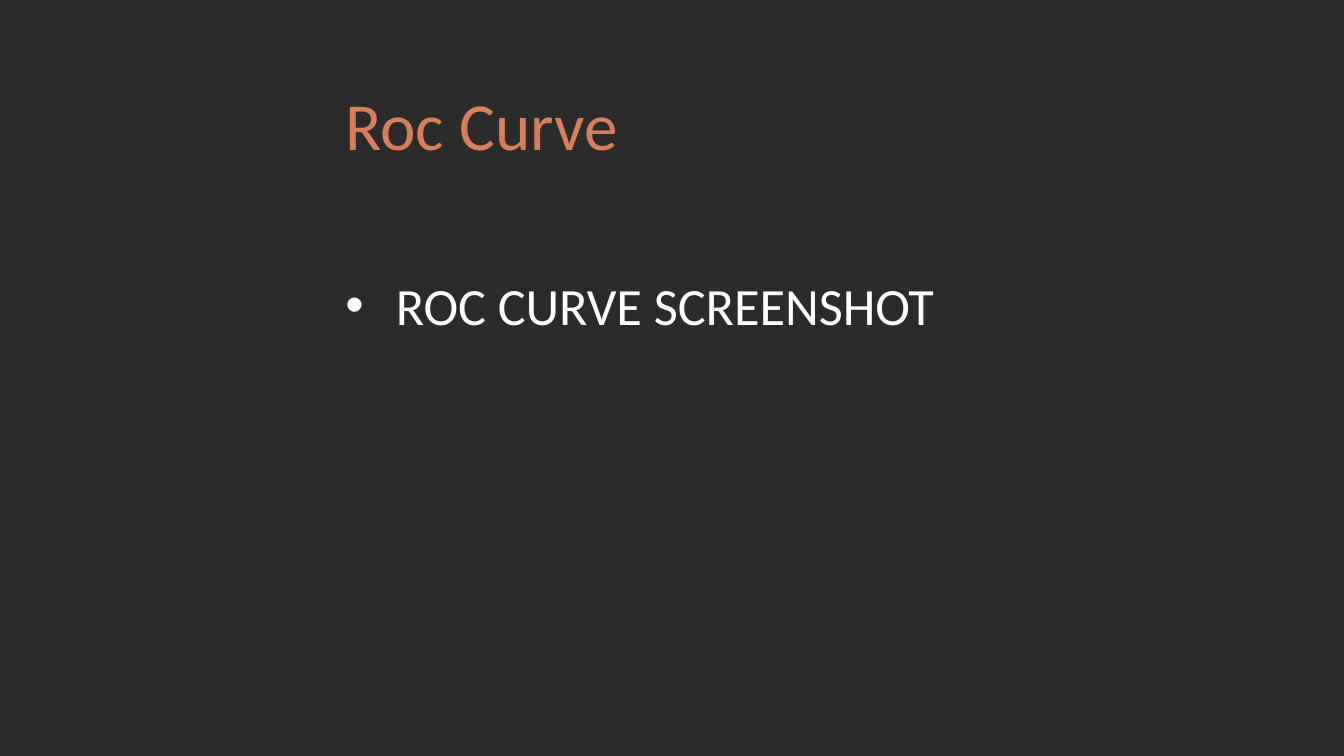
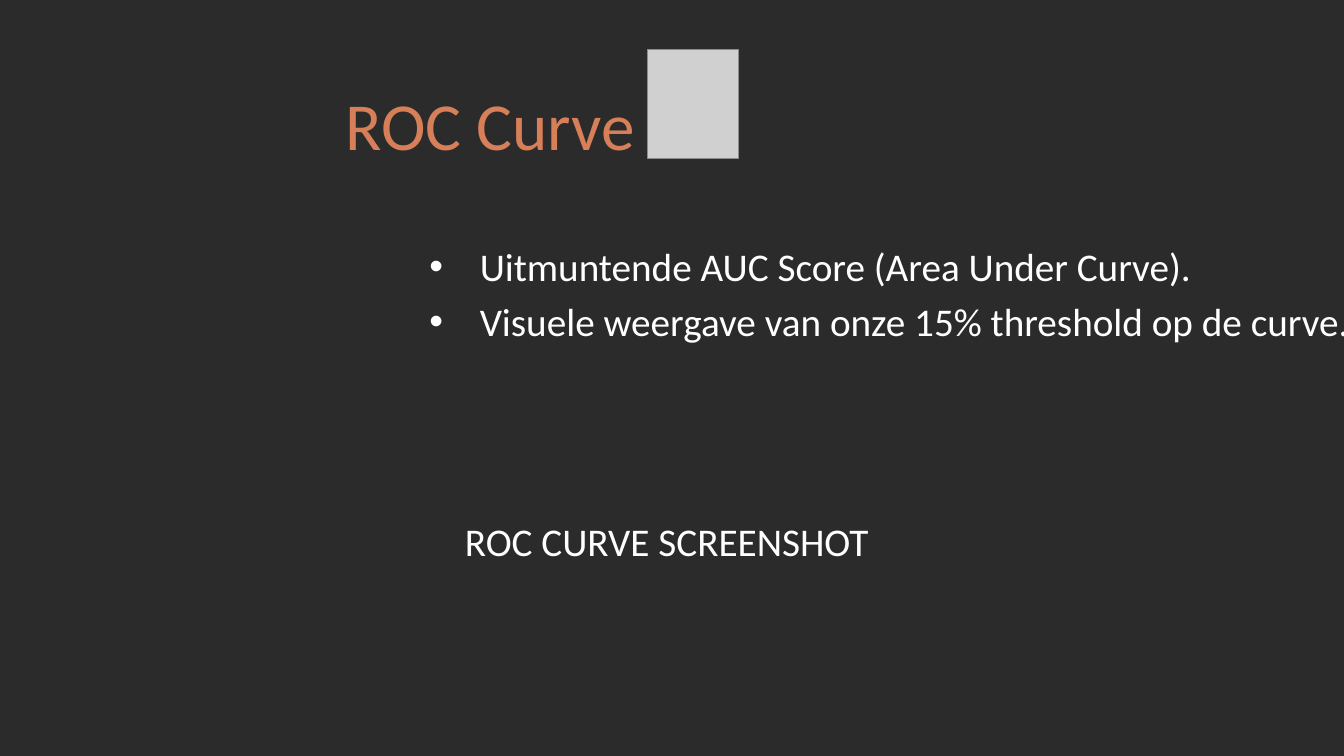
Before and after one commit to dmitcher7/CloudAI-Challenge, a slide deck: slide 13 of Presentatie Cloud AI.pptx (slide 9 before the commit). Drawn at 1344x756 pixels with LibreOffice and Linux fonts; fonts in the diff are those of the drawing; grey boxes stand for pictures; background and template pictures are left out; a plain dark background stands for a picture behind light text. Boxes give left, top, right and bottom in pixels: in the first picture for what was removed or moved away, otherwise in the second. Text is boxed around its words. In the diff, an @@ line names an element or a change of style, - is before the commit and + after.

```diff
--- a/Presentatie Cloud AI.pptx
+++ b/Presentatie Cloud AI.pptx
@@ picture added at <box>647,49,739,158</box> @@
@@ title at <box>345,106,635,151</box>: text changed @@
-Roc Curve
+ROC Curve
@@ text "Uitmuntende AUC Score (Area Under ...": place and size @@
-text "Uitmuntende AUC Score (Area Under ..." at <box>396,291,934,326</box>
+text "Uitmuntende AUC Score (Area Under ..." at <box>465,252,1344,557</box>
@@ text at <box>480,252,1344,343</box>: paragraphs added @@
+• Uitmuntende AUC Score (Area Under Curve).
+• Visuele weergave van onze 15% threshold op de curve.
@@ text at <box>465,530,868,557</box>: size 37.3 to 28 pt in "ROC CURVE SCREENSHOT"; bullet • to none; less space between paragraphs @@
```
Also in this commit, not shown: 2 other slides changed, 19 slides added, 8 slides removed, 10 other files.
